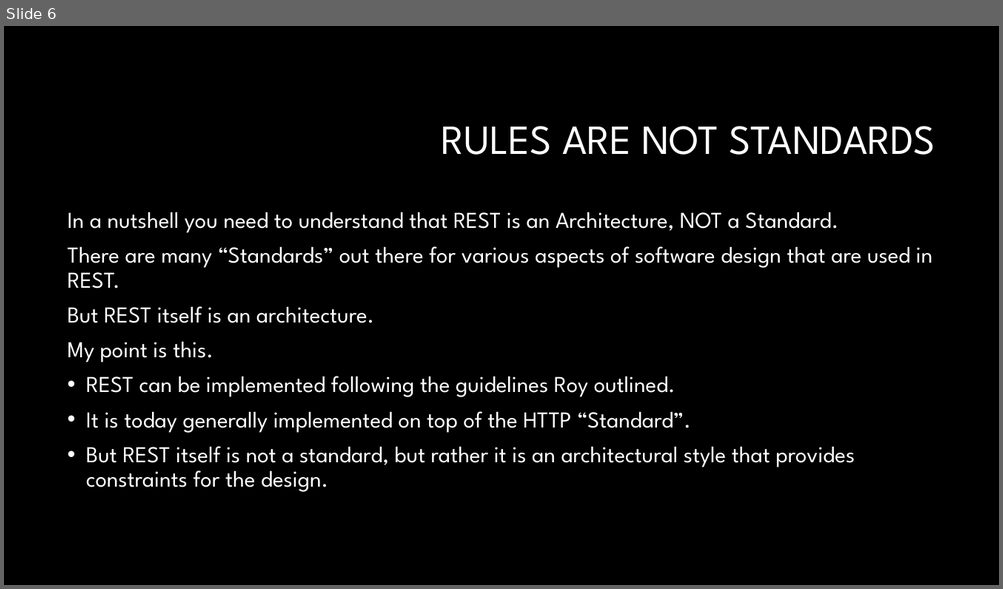
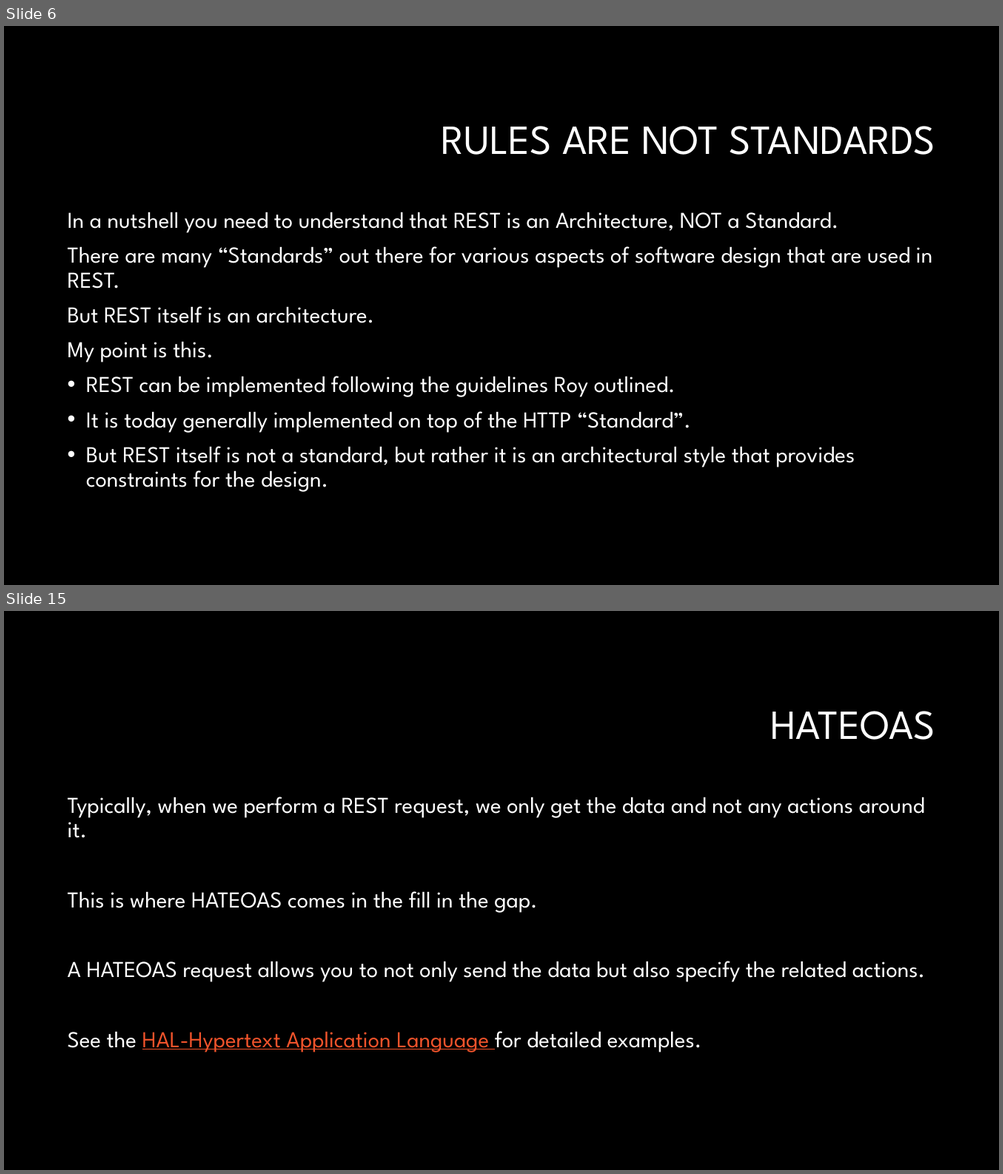
Before and after one commit to RonGarlit/RESTfulApiDemo, a slide deck: RESTful API the HATEOAS Way.pptx. Shown one above the other, each under a label of ours: slide 6 before the commit, slides 6 and 15 after it; the slides between them are not shown. The pictures are 1003x589 and 1003x1174 pixels, drawn with LibreOffice and Linux fonts; fonts in the diff are those of the drawing; background and template pictures are left out. Boxes give left, top, right and bottom in pixels: in the first picture for what was removed or moved away, otherwise in the second. Text is boxed around its words. In the diff, an @@ line names an element or a change of style, - is before the commit and + after.

```diff
--- a/RESTful API the HATEOAS Way.pptx
+++ b/RESTful API the HATEOAS Way.pptx
@@ slide 15 added at (4,611,999,1170), background #000000 @@
@@ title added at (770,711,935,740), 40 pt, text #FFFFFF @@
+HATEOAS
@@ text added at (68,797,925,1053), 22 pt, text #FFFFFF @@
+Typically, when we perform a REST request, we only get the data and not any actions around it.
+This is where HATEOAS comes in the fill in the gap.
+A HATEOAS request allows you to not only send the data but also specify the related actions.
+See the HAL-Hypertext Application Language for detailed examples.
```
Also in this commit, not shown: 1 slide changed, 9 other slides added.
